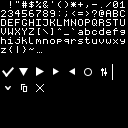
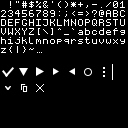
Before/after of a w=128, h=128 layered artwork. What changed in the layer stack:
painted on "Layer 4" over <box>101,67,107,77</box>
